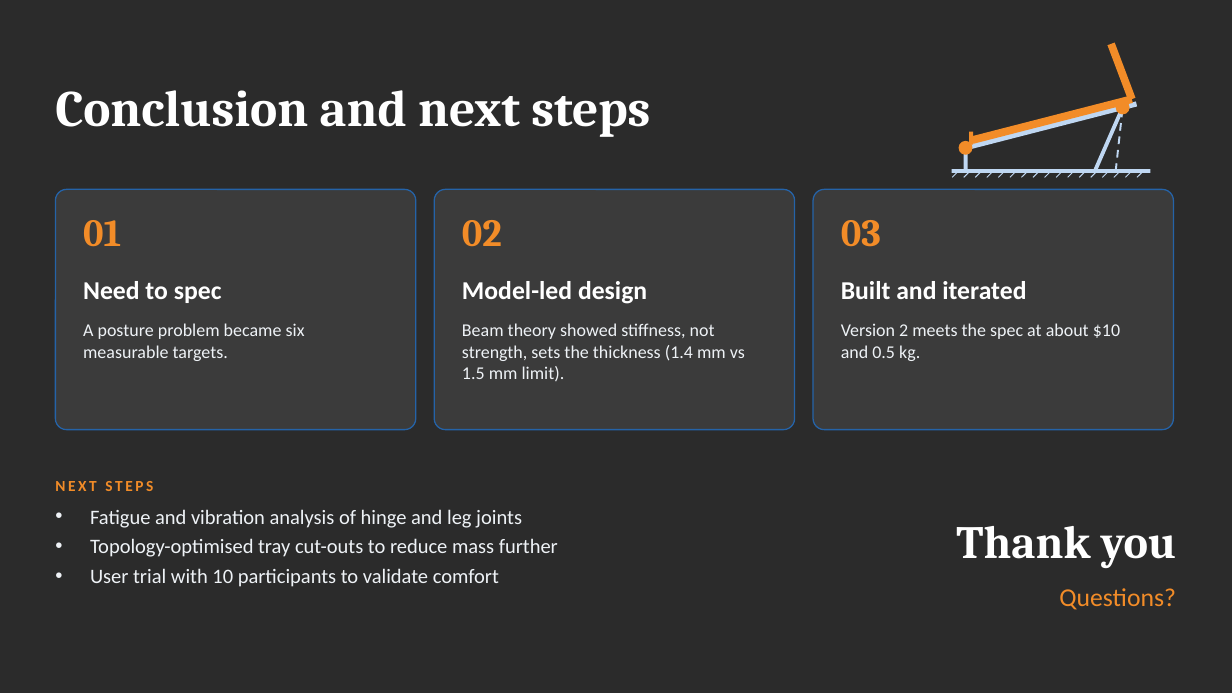
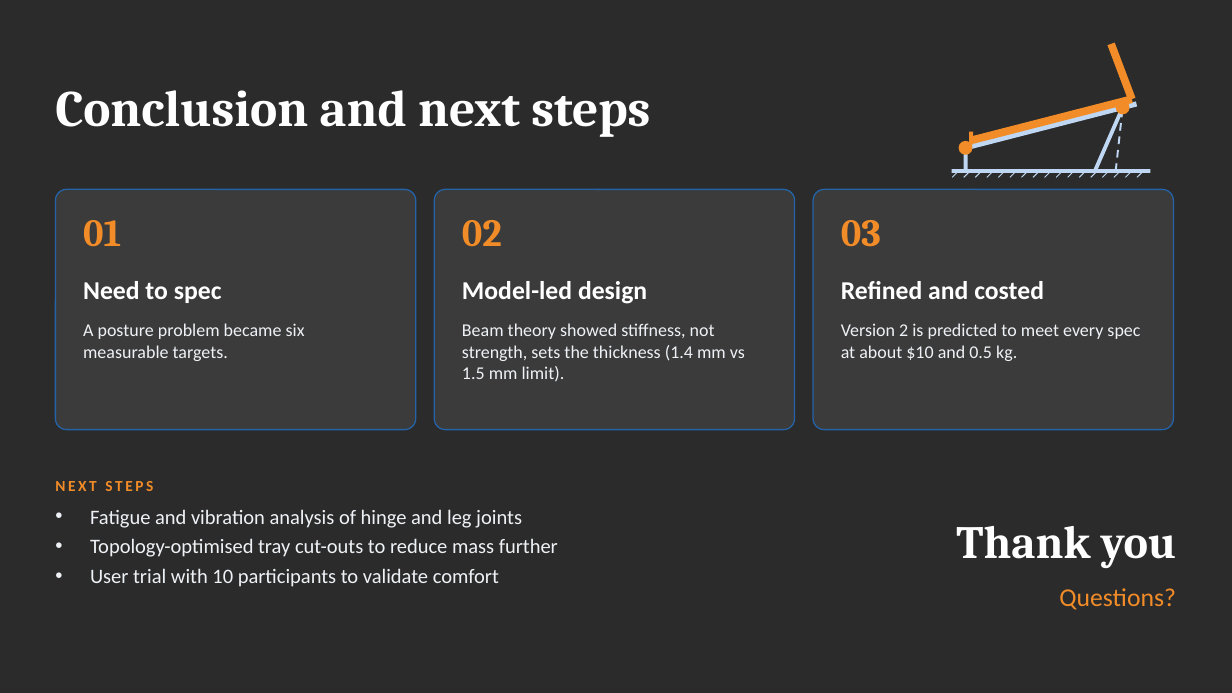
Before and after one commit to shrestha-droid/borepro, a slide deck: slide 14 of EngDesign_Prototype_Showcase.pptx. Drawn at 1232x693 pixels with LibreOffice and Linux fonts; fonts in the diff are those of the drawing; background and template pictures are left out; a plain dark background stands for a picture behind light text. Boxes give left, top, right and bottom in pixels: in the first picture for what was removed or moved away, otherwise in the second. Text is boxed around its words. In the diff, an @@ line names an element or a change of style, - is before the commit and + after.

```diff
--- a/EngDesign_Prototype_Showcase.pptx
+++ b/EngDesign_Prototype_Showcase.pptx
@@ text at bbox=[841, 281, 1044, 299]: text changed @@
-Built and iterated
+Refined and costed
@@ text at bbox=[841, 323, 1140, 361]: text changed @@
-Version 2 meets the spec at about $10 and 0.5 kg.
+Version 2 is predicted to meet every spec at about $10 and 0.5 kg.
```
Also in this commit, not shown: 5 other slides changed.
